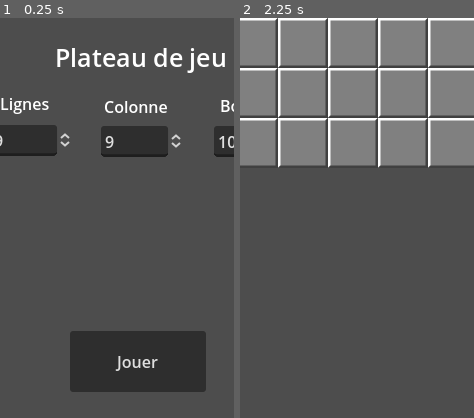
Above: before the commit, frames 1-2 (left to right).
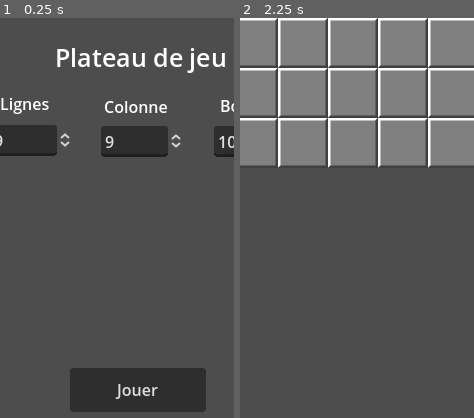
Above: after the commit, the same moments.

Repository: Jean-JacquesValmont/DemineurMultijoueur
Game: Godot game, scene res://Scene/Menu.tscn
Same seed, same stepped clock (60 frames per second), same inputs: the game is played once before the commit and once after it.
Inputs:
- Up to frame 1 (0.25 s): no input
- Up to frame 2 (2.25 s): click "Jouer" at 0.5 s; click "Back" at 1.25 s; click "Jouer" at 2 s
The pictures show only the part of the screen within x 36-86%, y 50-100%; the shares and areas given below are measured in that part.

The runs differ from the first frame. In frame 1, 8.4% of the frame differs, in the area x 29-89%, y 78-99%; in frame 2, nothing differs.

Commit message:
Game functionnal with all option. without multiplayer

Diff:
--- a/Scene/Menu.tscn
+++ b/Scene/Menu.tscn
@@ -35,9 +35,9 @@
 anchor_right = 0.5
 anchor_bottom = 1.0
 offset_left = -68.0
-offset_top = -87.0
+offset_top = -50.0
 offset_right = 68.0
-offset_bottom = -26.0
+offset_bottom = -6.0
 grow_horizontal = 2
 grow_vertical = 0
 text = "Jouer"
@@ -56,7 +56,7 @@
 grow_horizontal = 2
 grow_vertical = 2
 
-[node name="Label" type="Label" parent="Settings"]
+[node name="BoardGameText" type="Label" parent="Settings"]
 layout_mode = 0
 offset_left = 315.5
 offset_top = 36.0
@@ -96,8 +96,9 @@
 offset_right = 334.063
 offset_bottom = 152.0
 min_value = 2.0
-max_value = 10.0
+max_value = 13.0
 value = 9.0
+update_on_text_changed = true
 
 [node name="SpinBoxColumn" type="SpinBox" parent="Settings"]
 layout_mode = 0
@@ -106,8 +107,9 @@
 offset_right = 445.063
 offset_bottom = 153.0
 min_value = 2.0
-max_value = 10.0
+max_value = 13.0
 value = 9.0
+update_on_text_changed = true
 
 [node name="SpinBoxBomb" type="SpinBox" parent="Settings"]
 layout_mode = 0
@@ -116,8 +118,24 @@
 offset_right = 558.063
 offset_bottom = 153.0
 min_value = 1.0
-max_value = 20.0
 value = 10.0
+update_on_text_changed = true
+
+[node name="ErrorText" type="Label" parent="Settings"]
+modulate = Color(1, 0, 0, 1)
+layout_mode = 1
+anchors_preset = 8
+anchor_left = 0.5
+anchor_top = 0.5
+anchor_right = 0.5
+anchor_bottom = 0.5
+offset_left = -271.5
+offset_top = 87.5
+offset_right = 273.5
+offset_bottom = 110.5
+grow_horizontal = 2
+grow_vertical = 2
+theme_override_font_sizes/font_size = 15
 
 [connection signal="button_down" from="ButtonPlay" to="." method="_on_button_play_button_down"]
 [connection signal="value_changed" from="Settings/SpinBoxLine" to="." method="_on_spin_box_line_value_changed"]
--- a/Scene/Square.tscn
+++ b/Scene/Square.tscn
@@ -1,9 +1,10 @@
-[gd_scene load_steps=6 format=3 uid="uid://difj2p4mykk0v"]
+[gd_scene load_steps=7 format=3 uid="uid://difj2p4mykk0v"]
 
 [ext_resource type="Texture2D" uid="uid://18uyqpy32qd1" path="res://Image/Square.png" id="1_mx2up"]
 [ext_resource type="Script" path="res://Script/Square.gd" id="2_gpugb"]
 [ext_resource type="Texture2D" uid="uid://cjeuy06uoraex" path="res://Image/SquareEmpty.png" id="3_jlmhh"]
 [ext_resource type="Texture2D" uid="uid://duk85vcamftt2" path="res://Image/SquareWithBomb.png" id="4_eknnu"]
+[ext_resource type="Texture2D" uid="uid://digodr0coes4p" path="res://Image/SquareWithFlag.png" id="5_6iu3e"]
 
 [sub_resource type="RectangleShape2D" id="RectangleShape2D_d7kvq"]
 size = Vector2(100, 100)
@@ -19,6 +20,11 @@
 [node name="CollisionShape2D" type="CollisionShape2D" parent="Area2D"]
 position = Vector2(50, 50)
 shape = SubResource("RectangleShape2D_d7kvq")
+
+[node name="SquareWithFlag" type="Sprite2D" parent="."]
+visible = false
+texture = ExtResource("5_6iu3e")
+centered = false
 
 [node name="SquareEmpty" type="Sprite2D" parent="."]
 visible = false
--- a/Script/Menu.gd
+++ b/Script/Menu.gd
@@ -23,6 +23,6 @@
 	var sizeBoard = GlobalVariable.line * GlobalVariable.column
 
 	if GlobalVariable.bomb*2 >= sizeBoard:
-		pass
+		get_node("Settings/ErrorText").text = "Le nombre de bombes est trop important pour la taille du tableau."
 	else:
 		get_tree().change_scene_to_file("res://Scene/Game.tscn")
--- a/Script/Square.gd
+++ b/Script/Square.gd
@@ -24,6 +24,7 @@
 					get_node("SquareEmpty").visible = true
 					placeBombs(GlobalVariable.bomb)
 					hasClicked = true
+					GlobalVariable.boardGame[i][j] = "reveal"
 					GlobalVariable.firstSquareClicked = true
 				elif GlobalVariable.firstSquareClicked == true:
 					if GlobalVariable.boardGame[i][j] == "reveal":
@@ -35,6 +36,11 @@
 					elif GlobalVariable.boardGame[i][j] == "bomb":
 						get_node("SquareWithBomb").visible = true
 						GlobalVariable.bombExplosed = true
+			if event.button_index == MOUSE_BUTTON_RIGHT and event.is_released():
+				if get_node("SquareWithFlag").visible == false and get_node("SquareEmpty").visible == false:
+					get_node("SquareWithFlag").visible = true
+				elif get_node("SquareWithFlag").visible == true:
+					get_node("SquareWithFlag").visible = false
 
 func placeBombs(numberOfBomb):
 	var placedBombs = 0
@@ -50,14 +56,14 @@
 
 func checkSquare(iParam, jParam, offset_I, offset_J):
 	# Vérifie que les indices sont dans les limites du tableau
-	if (iParam + offset_I >= 0 and iParam + offset_I < GlobalVariable.column) and (jParam + offset_J >= 0 and jParam + offset_J < GlobalVariable.line):
+	if (iParam + offset_I >= 0 and iParam + offset_I < GlobalVariable.line) and (jParam + offset_J >= 0 and jParam + offset_J < GlobalVariable.column):
 		# Si la case contient une bombe
 		if GlobalVariable.boardGame[iParam + offset_I][jParam + offset_J] == "bomb":
 			numberOfBombAround += 1
 
 func revealSquare(iParam, jParam, offset_I, offset_J):
 	# Vérifie que les indices sont dans les limites du tableau
-	if (iParam + offset_I >= 0 and iParam + offset_I < GlobalVariable.column) and (jParam + offset_J >= 0 and jParam + offset_J < GlobalVariable.line):
+	if (iParam + offset_I >= 0 and iParam + offset_I < GlobalVariable.line) and (jParam + offset_J >= 0 and jParam + offset_J < GlobalVariable.column):
 		# Si la case est vide
 		if GlobalVariable.boardGame[iParam + offset_I][jParam + offset_J] == "hidden":
 			var numberOfChildren = get_parent().get_child_count()
@@ -113,7 +119,7 @@
 					child.get_node("NumberOfBombAround").text = str(numberOfBombAround)
 
 	print("Board updated: ")
-	for f in range(0, GlobalVariable.column):
+	for f in range(0, GlobalVariable.line):
 		print("Line ", f ,  " : " , GlobalVariable.boardGame[f])
 
 func checkWinGame():
Binary file added: Image/SquareWithFlag.png
Not shown, added: Image/SquareWithFlag.png.import
